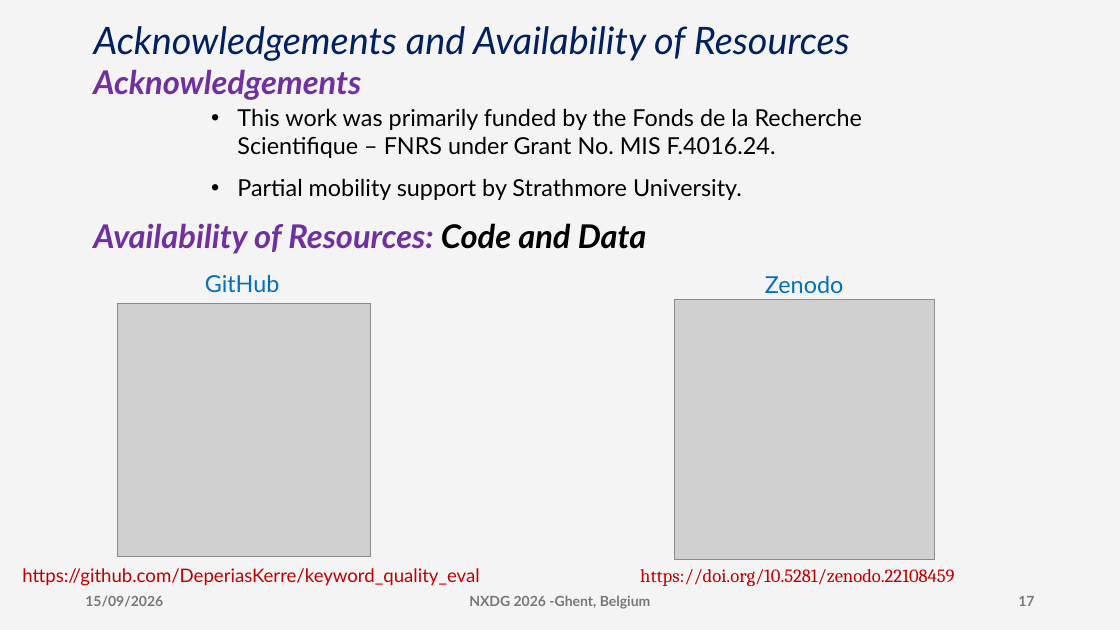
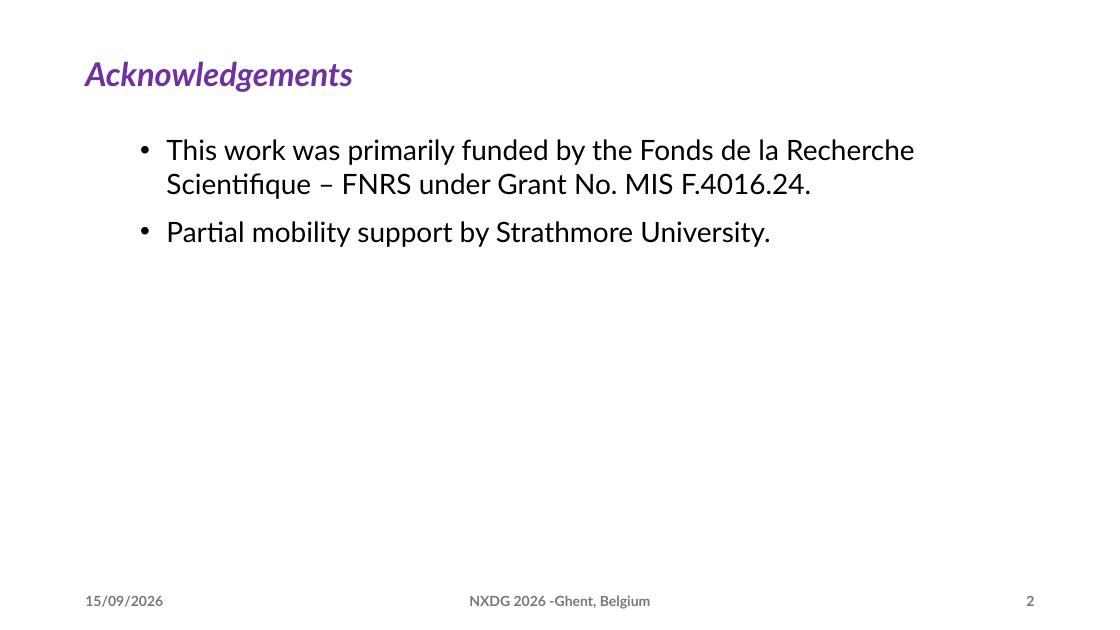
Before and after one commit to DeperiasKerre/deperiaskerre.github.io, a slide deck: slide 2 of slides/nxdg_2026_Deperias.pptx (slide 17 before the commit). Drawn at 1120x630 pixels with LibreOffice and Linux fonts; fonts in the diff are those of the drawing; grey boxes stand for pictures. Boxes give left, top, right and bottom in pixels: in the first picture for what was removed or moved away, otherwise in the second. Text is boxed around its words. In the diff, an @@ line names an element or a change of style, - is before the commit and + after.

```diff
--- a/slides/nxdg_2026_Deperias.pptx
+++ b/slides/nxdg_2026_Deperias.pptx
@@ background #D1D1D1 at 23% opacity to #FFFFFF @@
@@ title removed at [94, 26, 850, 61] @@
-Acknowledgements and Availability of Resources
@@ text "Acknowledgements": place and size @@
-text "Acknowledgements" at [93, 69, 361, 100]
+text "Acknowledgements" at [85, 61, 353, 92]
@@ text "This work was primarily funded ...": place and size @@
-text "This work was primarily funded ..." at [237, 108, 862, 200]
+text "This work was primarily funded ..." at [166, 139, 915, 247]
@@ text "This work was primarily funded ..." at [166, 139, 915, 247]: size 20 to 24 pt @@
@@ text removed at [93, 223, 647, 254] @@
-Availability of Resources: Code and Data
@@ text removed at [205, 274, 280, 293] @@
-GitHub
@@ text removed at [765, 275, 843, 293] @@
-Zenodo
@@ picture removed at [118, 303, 371, 557] @@
@@ picture removed at [675, 300, 934, 560] @@
@@ text removed at [22, 568, 479, 586] @@
-https://github.com/DeperiasKerre/keyword_quality_eval
@@ text removed at [640, 569, 954, 586] @@
-https://doi.org/10.5281/zenodo.22108459
@@ page number at [1026, 596, 1034, 606]: text changed @@
-17
+2
```
Also in this commit, not shown: 17 other slides changed, 3 slides added.
